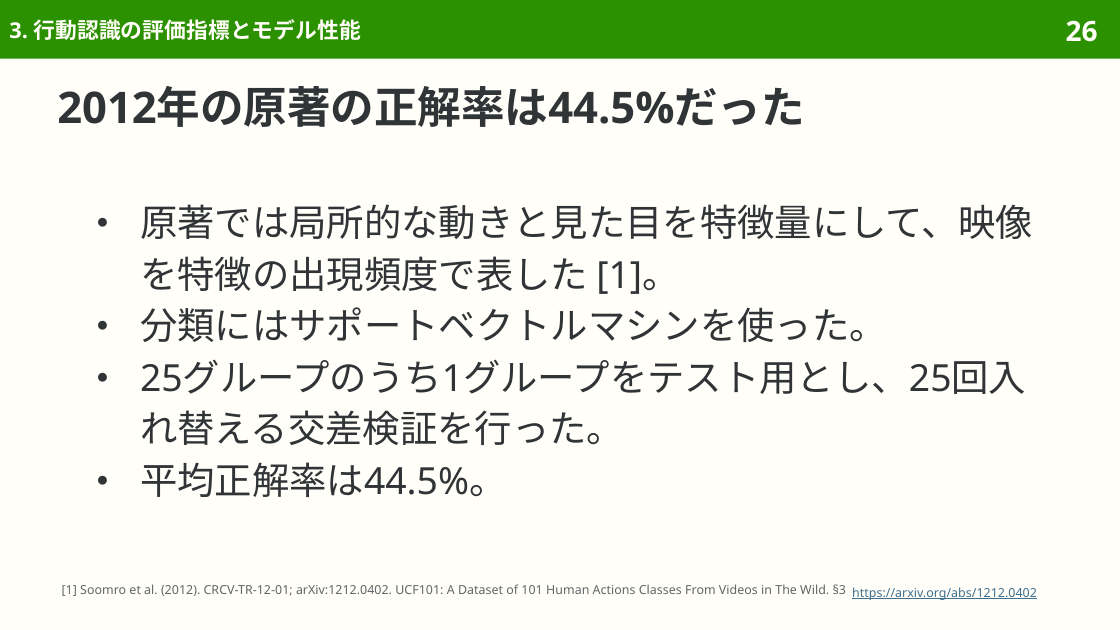
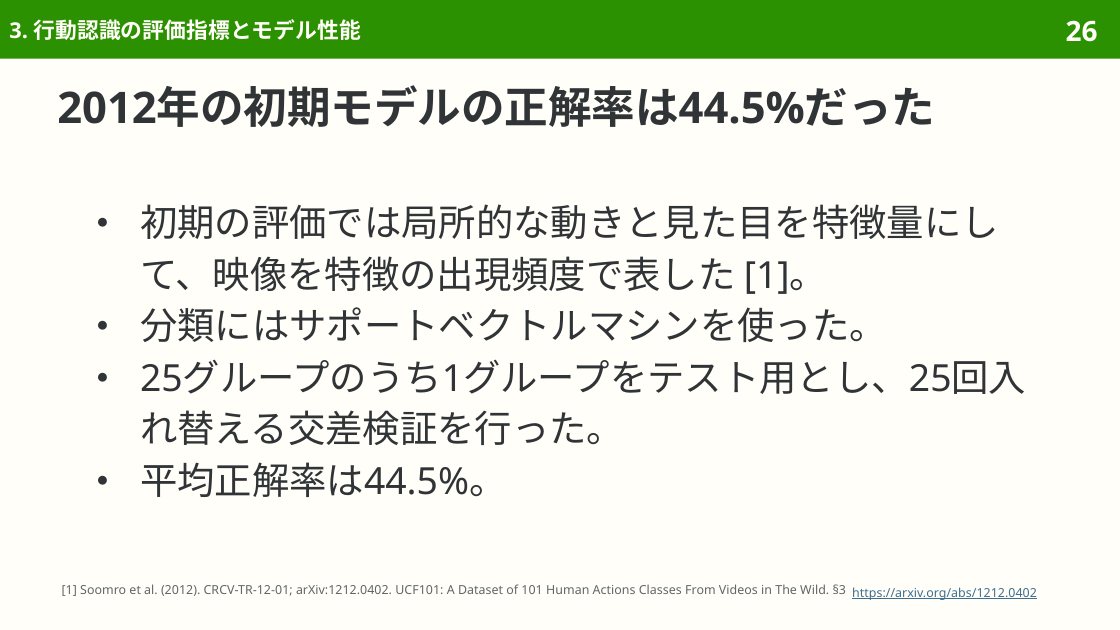
Before and after one commit to sasakiy84/datasets-in-10-minutes, a slide deck: slide 26 of slides/datasets-in-10-minutes-ucf101.pptx. Drawn at 1120x630 pixels with LibreOffice and Linux fonts; fonts in the diff are those of the drawing. Boxes give left, top, right and bottom in pixels: in the first picture for what was removed or moved away, otherwise in the second. Text is boxed around its words. In the diff, an @@ line names an element or a change of style, - is before the commit and + after.

Commit message:
slides(ucf101): refine Japanese wording and pair translations

```diff
--- a/slides/datasets-in-10-minutes-ucf101.pptx
+++ b/slides/datasets-in-10-minutes-ucf101.pptx
@@ title at bbox=[57, 85, 935, 127]: text changed @@
-2012年の原著の正解率は44.5%だった
+2012年の初期モデルの正解率は44.5%だった
@@ text at bbox=[140, 204, 999, 294]: text changed @@
-● 原著では局所的な動きと見た目を特徴量にして、映像を特徴の出現頻度で表した [1]。
+● 初期の評価では局所的な動きと見た目を特徴量にして、映像を特徴の出現頻度で表した [1]。
```
Also in this commit, not shown: 6 other slides changed, 3 other files.
